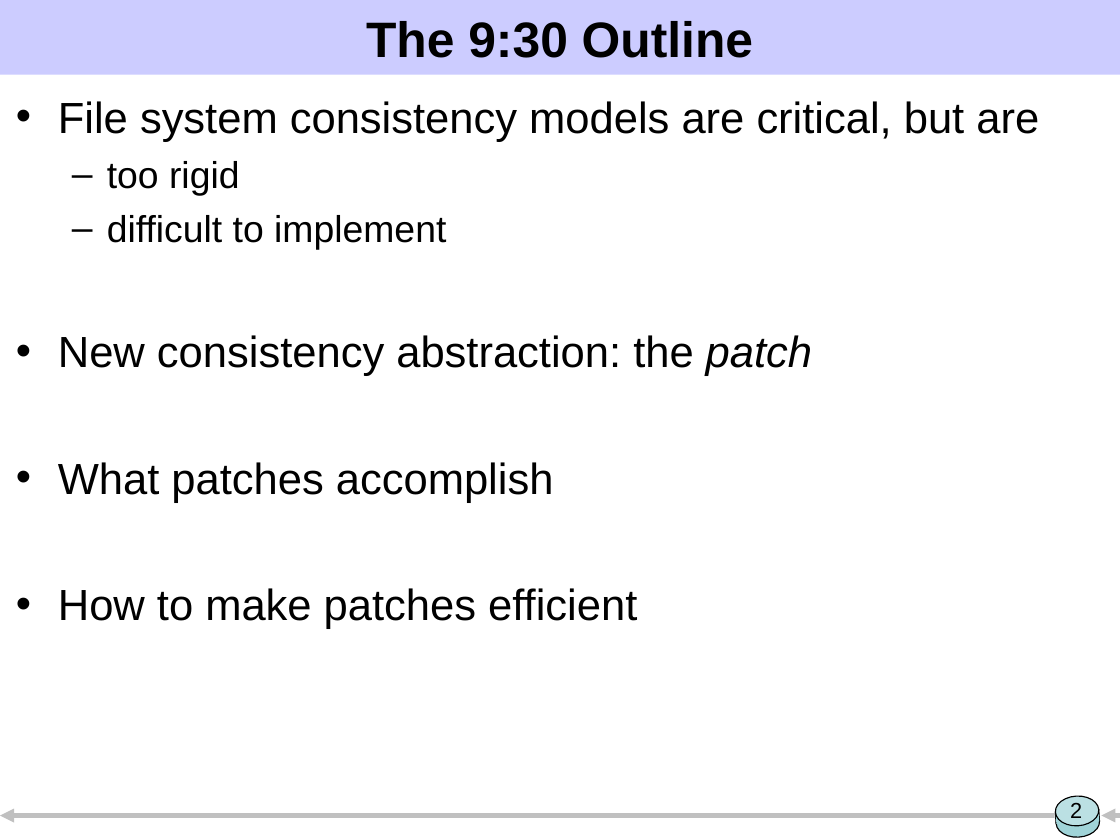
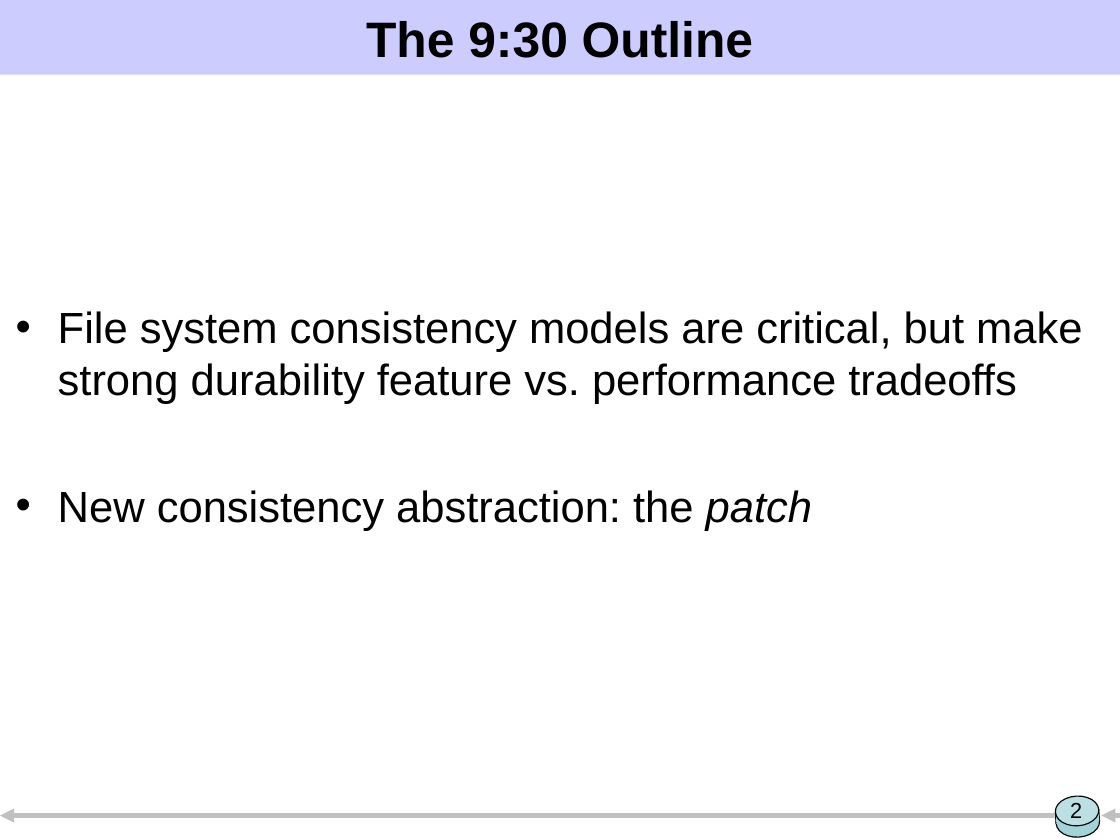
Before and after one commit to ucla-readable/fstitch-doc, a slide deck: slide 2 of sosp/pres.ppt. Drawn at 1120x840 pixels with LibreOffice and Linux fonts; fonts in the diff are those of the drawing. Boxes give left, top, right and bottom in pixels: in the first picture for what was removed or moved away, otherwise in the second. Text is boxed around its words. In the diff, an @@ line names an element or a change of style, - is before the commit and + after.

```diff
--- a/sosp/pres.ppt
+++ b/sosp/pres.ppt
@@ text "File system consistency models are ...": place and size @@
-text "File system consistency models are ..." at bbox=[58, 101, 1039, 629]
+text "File system consistency models are ..." at bbox=[58, 311, 1082, 531]
@@ text at bbox=[58, 311, 1082, 404]: text changed @@
-• File system consistency models are critical, but are
-  – too rigid
-  – difficult to implement
+• File system consistency models are critical, but make strong durability feature vs. performance tradeoffs
@@ text at bbox=[58, 462, 637, 629]: paragraphs removed @@
-• What patches accomplish
-• How to make patches efficient
```
Also in this commit, not shown: 16 other slides changed, 1 slide added, 1 slide removed.
